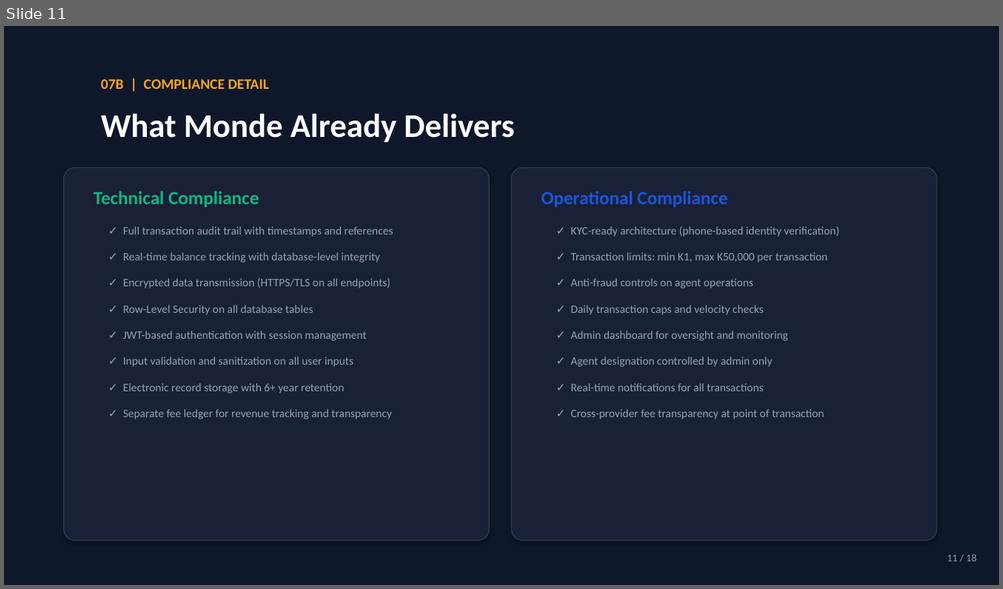
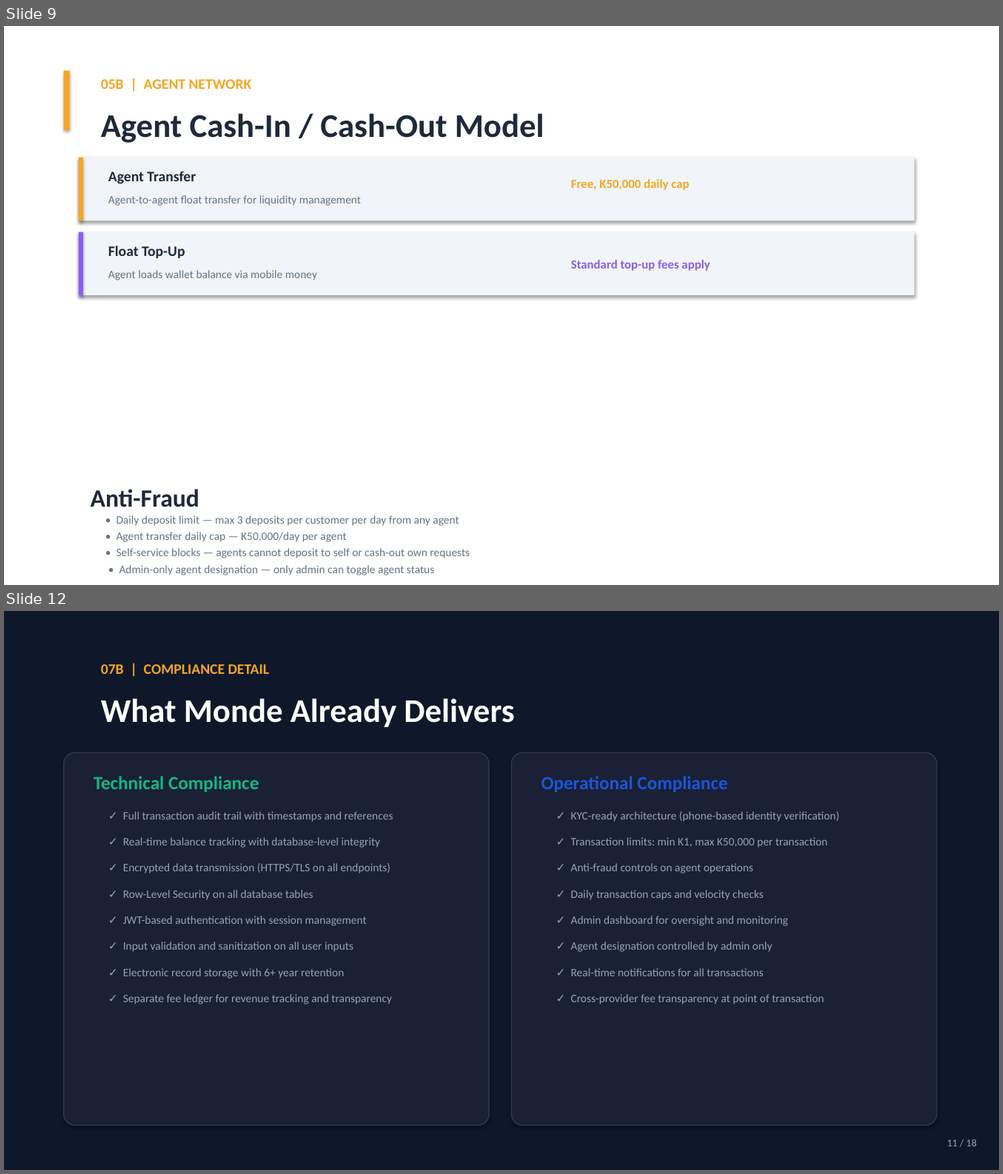
Before and after one commit to Denny-1032/Monde, a slide deck: Monde_BoZ_Presentation.pptx. Shown one above the other, each under a label of ours: slide 11 before the commit, slides 9 and 12 after it; the slides between them are not shown. The pictures are 1003x589 and 1003x1174 pixels, drawn with LibreOffice and Linux fonts; fonts in the diff are those of the drawing. Boxes give left, top, right and bottom in pixels: in the first picture for what was removed or moved away, otherwise in the second. Text is boxed around its words. In the diff, an @@ line names an element or a change of style, - is before the commit and + after.

```diff
--- a/Monde_BoZ_Presentation.pptx
+++ b/Monde_BoZ_Presentation.pptx
@@ slide 9 added at bbox=[4, 26, 999, 585], background #FFFFFF @@
@@ rectangle added at bbox=[64, 70, 70, 130], fill #F5A623 @@
@@ text added at bbox=[101, 79, 252, 89], 14 pt, text #F5A623, bold @@
+05B | AGENT NETWORK
@@ text added at bbox=[101, 113, 544, 143], 32 pt, text #1E293B, bold @@
+Agent Cash-In / Cash-Out Model
@@ rounded rectangle added at bbox=[79, 157, 914, 221], fill #F1F5F9 @@
@@ rectangle added at bbox=[79, 157, 83, 221], fill #F5A623 @@
@@ text added at bbox=[108, 171, 196, 184], 14 pt, text #1E293B, bold @@
+Agent Transfer
@@ text added at bbox=[571, 179, 688, 190], 12 pt, text #F5A623, bold @@
+Free, K50,000 daily cap
@@ text added at bbox=[108, 195, 361, 206], 11 pt, text #64748B @@
+Agent-to-agent float transfer for liquidity management
@@ rounded rectangle added at bbox=[79, 232, 914, 295], fill #F1F5F9 @@
@@ rectangle added at bbox=[79, 232, 83, 295], fill #8B5CF6 @@
@@ text added at bbox=[108, 246, 185, 258], 14 pt, text #1E293B, bold @@
+Float Top-Up
@@ text added at bbox=[571, 260, 709, 271], 12 pt, text #8B5CF6, bold @@
+Standard top-up fees apply
@@ text added at bbox=[108, 270, 317, 281], 11 pt, text #64748B @@
+Agent loads wallet balance via mobile money
@@ text added at bbox=[91, 489, 199, 508], 24 pt, text #1E293B, bold @@
+Anti-Fraud
@@ text added at bbox=[116, 516, 458, 526], 11 pt, text #64748B @@
+• Daily deposit limit — max 3 deposits per customer per day from any agent
@@ text added at bbox=[116, 532, 346, 543], 11 pt, text #64748B @@
+• Agent transfer daily cap — K50,000/day per agent
@@ text added at bbox=[116, 548, 469, 559], 11 pt, text #64748B @@
+• Self-service blocks — agents cannot deposit to self or cash-out own requests
@@ text added at bbox=[119, 565, 434, 576], 11 pt, text #64748B @@
+• Admin-only agent designation — only admin can toggle agent status
@@ what was slide 11 is now slide 12 @@
```
Also in this commit, not shown: 10 slides changed, 3 other slides added, 7 slides removed, 25 other files.
